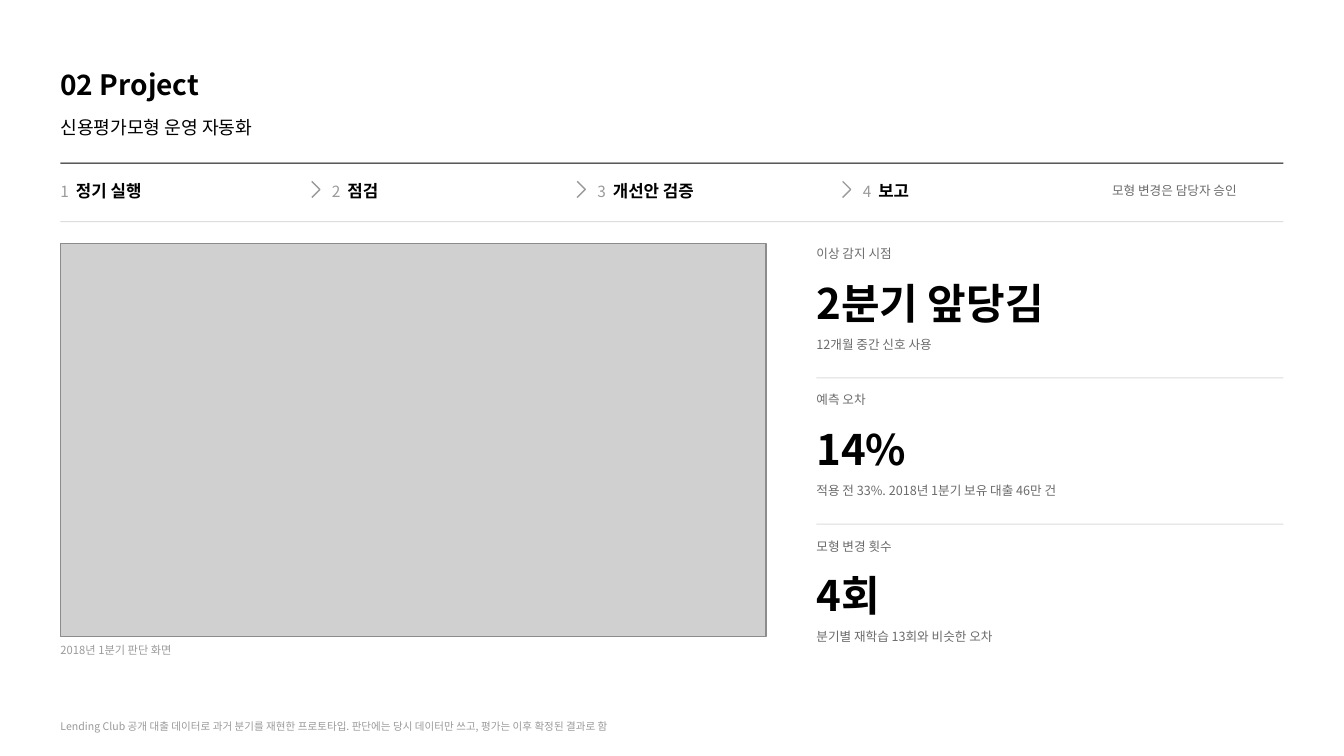
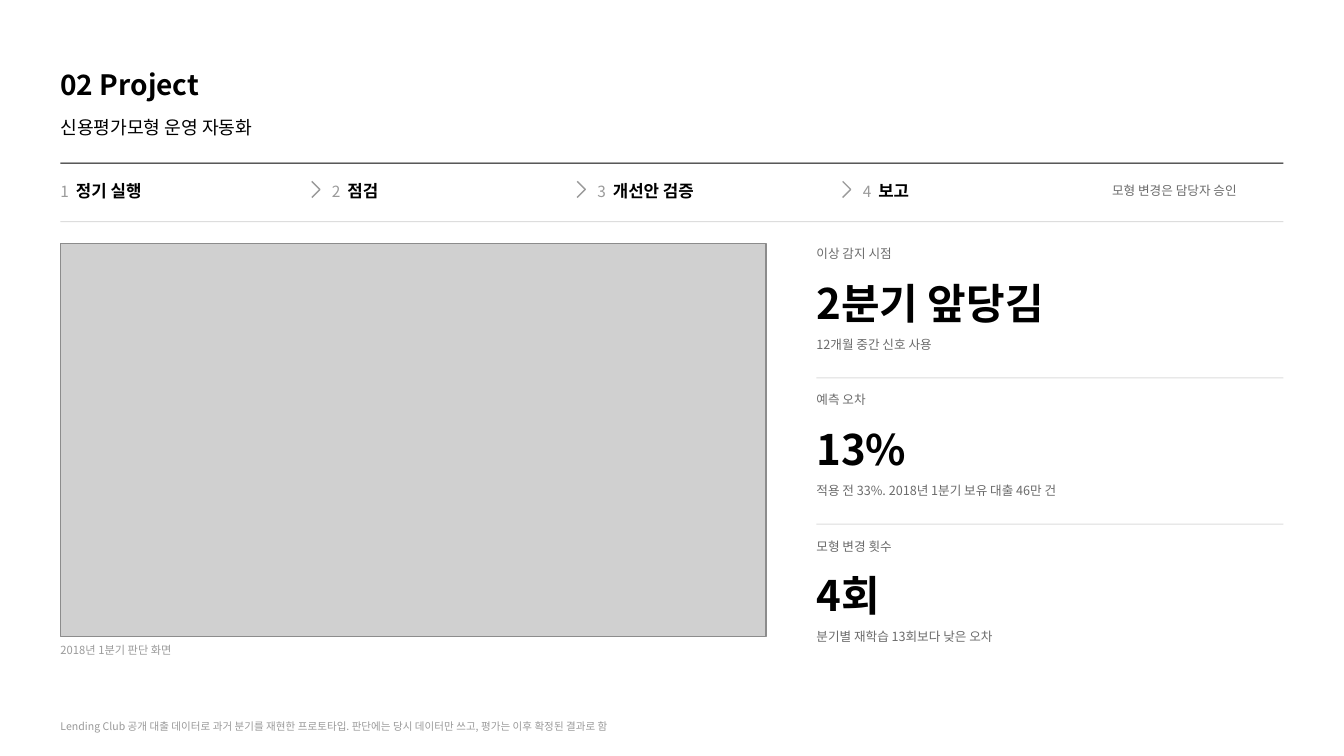
Before and after one commit to kjhoeakjy/csm-auto, a slide deck: slide 2 of ppt/역량PT_김연주.pptx. Drawn at 1344x756 pixels with LibreOffice and Linux fonts; fonts in the diff are those of the drawing; grey boxes stand for pictures. Boxes give left, top, right and bottom in pixels: in the first picture for what was removed or moved away, otherwise in the second. Text is boxed around its words. In the diff, an @@ line names an element or a change of style, - is before the commit and + after.

```diff
--- a/ppt/역량PT_김연주.pptx
+++ b/ppt/역량PT_김연주.pptx
@@ text at (816,433,906,466): text changed @@
-14%
+13%
@@ text at (816,630,992,642): text changed @@
-분기별 재학습 13회와 비슷한 오차
+분기별 재학습 13회보다 낮은 오차
```
Also in this commit, not shown: 9 other files.
